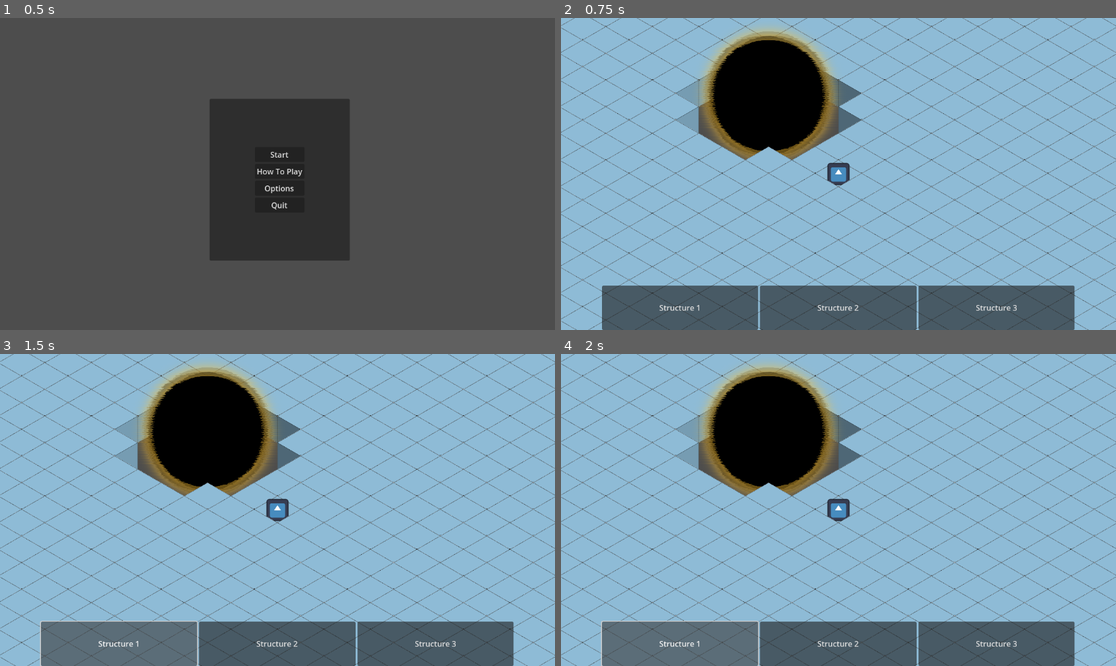
Above: before the commit, frames 1-4 (two rows, left to right).
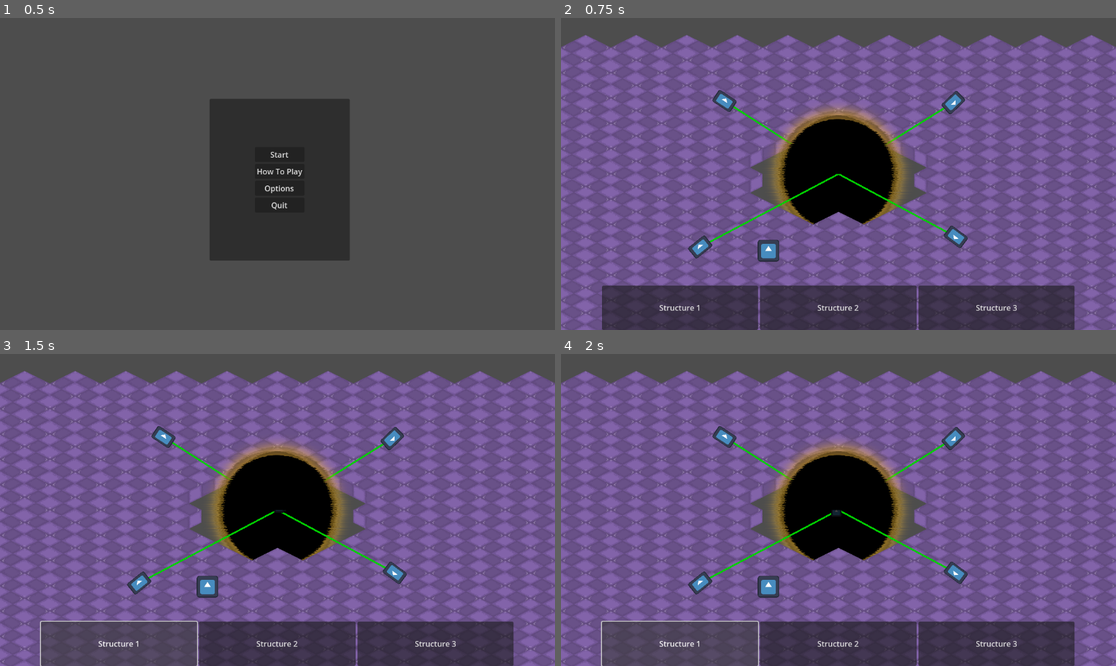
Above: after the commit, the same moments.

Repository: jkostello/Godot-Wild-Jam-69
Game: Godot game, scene res://UI/start_menu.tscn
The game is run twice, just before and just after one commit, with the same random seed, the same clock (stepped at 60 frames per second) and the same inputs. This scene is started directly instead of the project's main scene. The engine's default icon, where the game draws it, is replaced by a stand-in: a white triangle on a blue panel in a dark square.
Inputs:
- Up to frame 1 (0.5 s): no input
- Up to frame 2 (0.75 s): click "Start" at 0.5 s
- Up to frame 3 (1.5 s): click "Structure 1" at 1.25 s
- Up to frame 4 (2 s): no input

Frame 1 is identical in both runs. In frame 2, 99% of the frame differs, in the area x 0-100%, y 0-100%; in frame 3, 99%; in frame 4, 99%.

Commit message:
Changed start level

Diff:
--- a/UI/start_menu.gd
+++ b/UI/start_menu.gd
@@ -12,7 +12,7 @@
 
 # Change to main level
 func _on_start_pressed():
-	get_tree().change_scene_to_file("res://test_1.tscn")
+	get_tree().change_scene_to_file("res://level.tscn")
 
 # Update control text, show how to play screen
 func _on_how_to_play_pressed():
